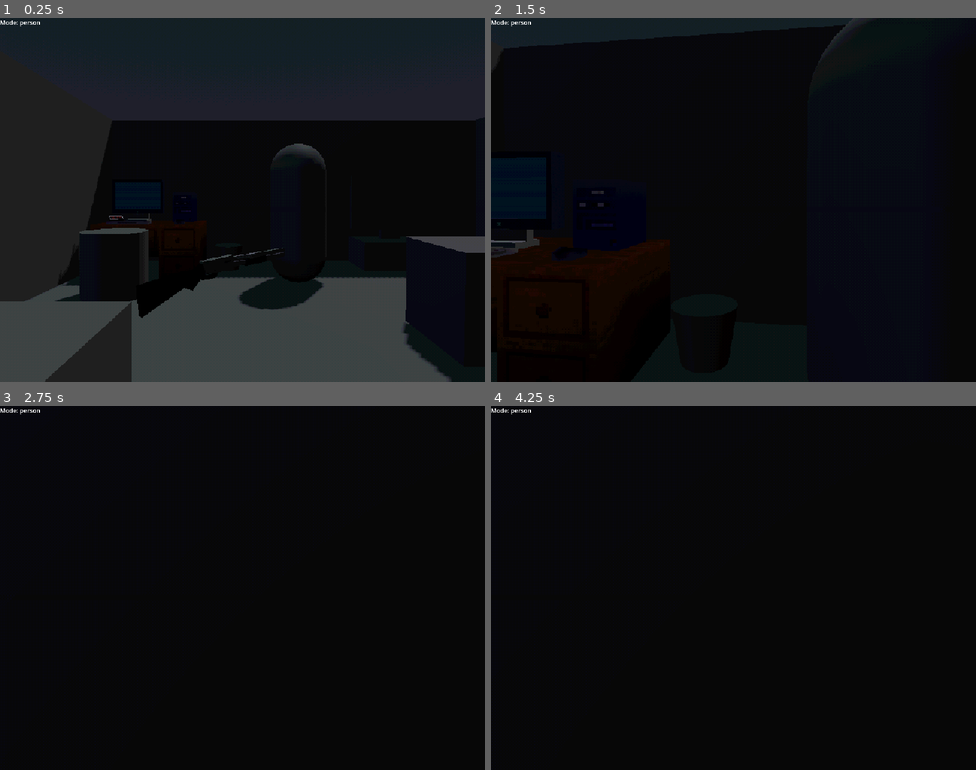
Above: before the commit, frames 1-4 (two rows, left to right).
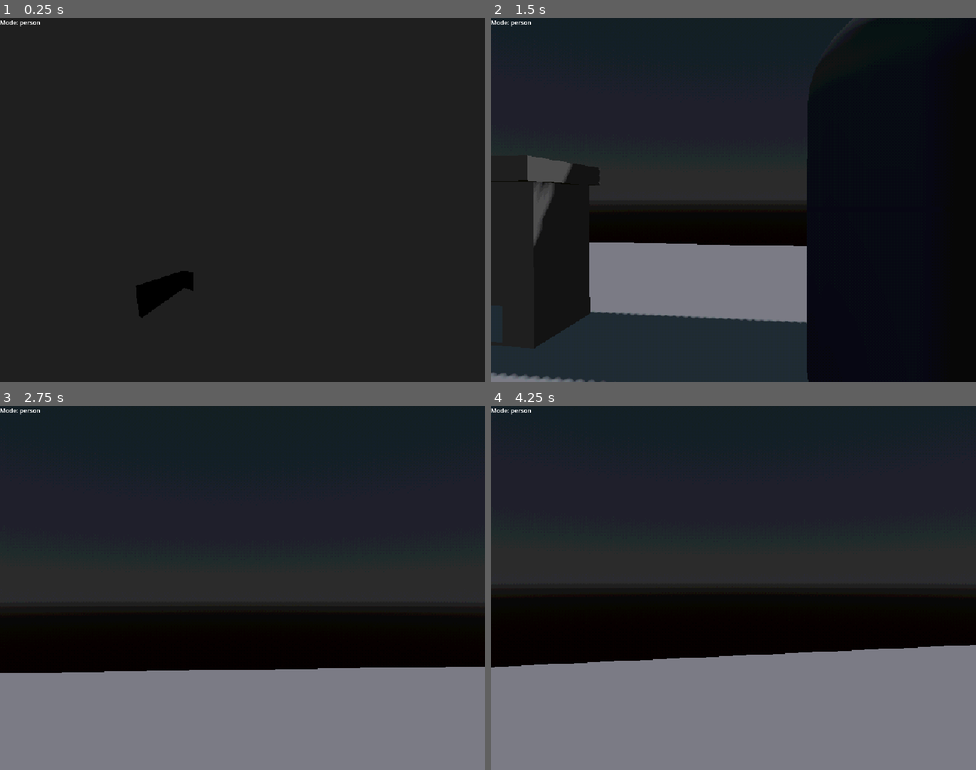
Above: after the commit, the same moments.

Repository: chrisguayara/horror_online
Game: Godot game, scene res://scenes/main.tscn
Same seed, same stepped clock (60 frames per second), same inputs: the game is played once before the commit and once after it.
Inputs (mouse positions are in pixels of both pictures, inside the frame that each line leads up to):
- Up to frame 1 (0.25 s): no input
- Up to frame 2 (1.5 s): move the mouse to (757, 200) at 0.52 s; hold W (up) from 0.53 s (still down); tap E (interact) at 0.6 s; tap Space (jump) at 0.77 s; move the mouse to (709, 200) at 1.27 s; click (709, 200) at 1.35 s
- Up to frame 3 (2.75 s): keep holding W (up); tap Space (jump) at 1.52 s; move the mouse to (252, 580) at 2.02 s; tap E (interact) at 2.1 s
- Up to frame 4 (4.25 s): keep holding W (up); tap Enter at 2.75 s; move the mouse to (728, 595) at 2.77 s; click (728, 595) at 2.85 s; tap Space (jump) at 3.02, 3.77 s; move the mouse to (767, 591) at 3.52 s; tap E (interact) at 3.6 s

The runs differ from the first frame. In frame 1, 23% of the frame differs, in the area x 0-100%, y 34-100%; in frame 2, 41%; in frame 3, 64%; in frame 4, 69%, in the area x 0-100%, y 0-100%.

Commit message:
updatedHouse

Diff:
--- /dev/null
+++ b/assets/models/environment/housebeta.tres
@@ -0,0 +1,5 @@
+[gd_resource type="StandardMaterial3D" format=3 uid="uid://bpu5nn6tis344"]
+
+[resource]
+vertex_color_use_as_albedo = true
+texture_filter = 0
--- a/scenes/main.tscn
+++ b/scenes/main.tscn
@@ -15,6 +15,7 @@
 [ext_resource type="AudioStream" uid="uid://b3a350oki6al1" path="res://assets/sound/soundfx/playtest.mp3" id="9_ya4ey"]
 [ext_resource type="AudioStream" uid="uid://bqobru71kjwc4" path="res://assets/sound/soundfx/objSounds/shotgun/shotgun_dryfire.wav" id="14_gqmmt"]
 [ext_resource type="Script" uid="uid://dd07vjbqihybk" path="res://scripts/killer/killerlogic.gd" id="17_muem4"]
+[ext_resource type="PackedScene" uid="uid://b2nslxv832gtw" path="res://assets/models/environment/axekillerhouse.glb" id="18_0ld40"]
 [ext_resource type="PackedScene" uid="uid://cue3ni070rfje" path="res://scenes/pickups/remington_pickup.tscn" id="18_dp3eg"]
 [ext_resource type="PackedScene" uid="uid://tdkn6oewacsk" path="res://scenes/pickups/tincantrap.tscn" id="19_0ld40"]
 [ext_resource type="Shader" uid="uid://dbfcqo4xbdgpd" path="res://shaders/post_process.gdshader" id="20_gqmmt"]
@@ -111,6 +112,7 @@
 shadow_enabled = true
 
 [node name="House" type="Node3D" parent="."]
+visible = false
 
 [node name="TrashBin" type="MeshInstance3D" parent="House"]
 transform = Transform3D(1, 0, 0, 0, 1, 0, 0, 0, 1, -1.30751, 0.2, -1.00257)
@@ -425,6 +427,8 @@
 [node name="inventory" type="Node3D" parent="player"]
 script = ExtResource("3_tbgi4")
 
+[node name="axekillerhouse" parent="." instance=ExtResource("18_0ld40")]
+
 [node name="postFX" type="MeshInstance3D" parent="."]
 material_override = SubResource("ShaderMaterial_yc10j")
 extra_cull_margin = 16384.0
Not shown, changed: assets/models/environment/axekillerhouse.glb.import
Not shown: 2 places in scenes/main.tscn that only renumber resources
